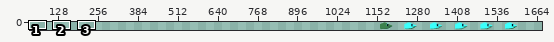
One commit to this sprite sheet: assets/sprites/head.png. The first picture is a wide view before the edit; the outline marks the close-up.
Close-up. As it was:
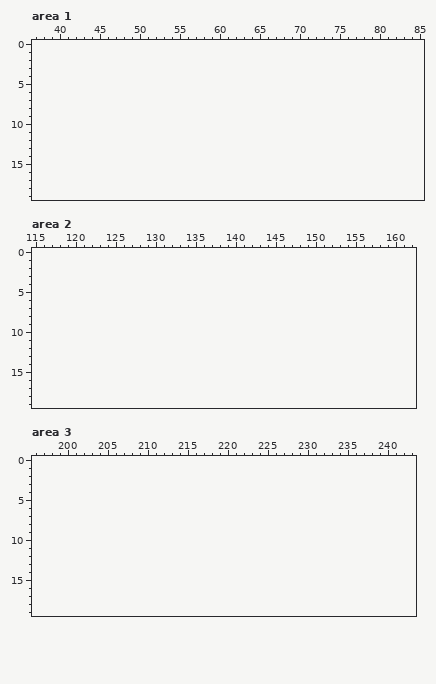
The file is 480x20 pixels. Pixels under 10% opacity are left out. Colours within 5 levels of each other are drawn and written as one. Shown: area 1: x 37..85, y 0..19; area 2: x 115..162, y 0..19; area 3: x 196..243, y 0..19. The old version is drawn lined up with the new one, on the new canvas. The wide view leaves out empty margins. The commit also changed other parts of the picture, which this record leaves out.
And afterwards:
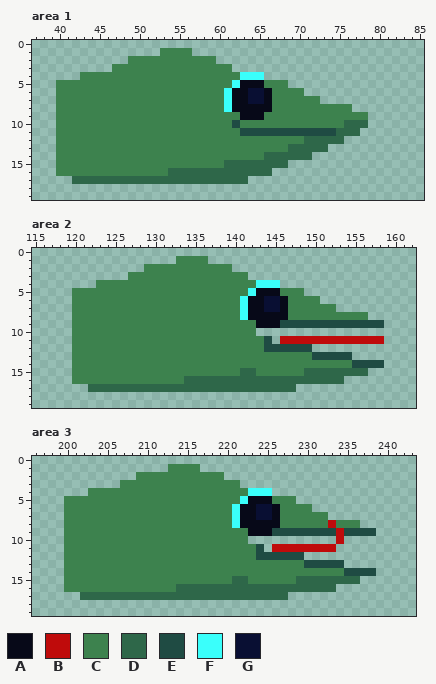
Palette (. is transparent): A #070918  B #bf0b0b  C #3d824e  D #2e6749  E #1f4b43  F #3afffb  G #090f33
From old to new:
canvas 480x20 -> 1680x20, the old top-left corner now at 1120,0
--- area 1
@@ x 37..85 @@
  0 .................................................
- 1 .................................................
- 2 .................................................
- 3 .................................................
- 4 .................................................
- 5 .................................................
- 6 .................................................
- 7 .................................................
- 8 .................................................
- 9 .................................................
-10 .................................................
-11 .................................................
-12 .................................................
-13 .................................................
-14 .................................................
-15 .................................................
-16 .................................................
-17 .................................................
+ 1 ................CCCC.............................
+ 2 ............CCCCCCCCCCC..........................
+ 3 ..........CCCCCCCCCCCCCCC........................
+ 4 ......CCCCCCCCCCCCCCCCCCCCFFF....................
+ 5 ...CCCCCCCCCCCCCCCCCCCCCCFAAACCC.................
+ 6 ...CCCCCCCCCCCCCCCCCCCCCFAAGGACCCC...............
+ 7 ...CCCCCCCCCCCCCCCCCCCCCFAAGGACCCCCC.............
+ 8 ...CCCCCCCCCCCCCCCCCCCCCFAAAAACCCCCCCCCC.........
+ 9 ...CCCCCCCCCCCCCCCCCCCCCCCAAACCCCCCCCCCCCC.......
+10 ...CCCCCCCCCCCCCCCCCCCCCCECCCCCCCCCCCCCDDD.......
+11 ...CCCCCCCCCCCCCCCCCCCCCCCEEEEEEEEEEEEDDD........
+12 ...CCCCCCCCCCCCCCCCCCCCCCCCCCCCCCCDDDDD..........
+13 ...CCCCCCCCCCCCCCCCCCCCCCCCCCCCCDDDDD............
+14 ...CCCCCCCCCCCCCCCCCCCCCCCCCCDDDDDD..............
+15 ...CCCCCCCCCCCCCCCCCCCCCDDDDDDDD.................
+16 ...CCCCCCCCCCCCCCDDDDDDDDDDDDD...................
+17 .....DDDDDDDDDDDDDDDDDDDDDD......................
 18 .................................................
--- area 2
@@ x 115..162 @@
  0 ................................................
- 1 ................................................
- 2 ................................................
- 3 ................................................
- 4 ................................................
- 5 ................................................
- 6 ................................................
- 7 ................................................
- 8 ................................................
- 9 ................................................
-10 ................................................
-11 ................................................
-12 ................................................
-13 ................................................
-14 ................................................
-15 ................................................
-16 ................................................
-17 ................................................
+ 1 ..................CCCC..........................
+ 2 ..............CCCCCCCCCCC.......................
+ 3 ............CCCCCCCCCCCCCCC.....................
+ 4 ........CCCCCCCCCCCCCCCCCCCCFFF.................
+ 5 .....CCCCCCCCCCCCCCCCCCCCCCFAAACCC..............
+ 6 .....CCCCCCCCCCCCCCCCCCCCCFAAGGACCCC............
+ 7 .....CCCCCCCCCCCCCCCCCCCCCFAAGGACCCCCC..........
+ 8 .....CCCCCCCCCCCCCCCCCCCCCFAAAAACCCCCCCCCC......
+ 9 .....CCCCCCCCCCCCCCCCCCCCCCCAAAEEEEEEEEEEEEE....
+10 .....CCCCCCCCCCCCCCCCCCCCCCC....................
+11 .....CCCCCCCCCCCCCCCCCCCCCCCCE.BBBBBBBBBBBBB....
+12 .....CCCCCCCCCCCCCCCCCCCCCCCCEEEEEE.............
+13 .....CCCCCCCCCCCCCCCCCCCCCCCCCCCCCCEEEEE........
+14 .....CCCCCCCCCCCCCCCCCCCCCCCCCCCCCCCCCCCEEEE....
+15 .....CCCCCCCCCCCCCCCCCCCCCDDCCCCCCDDDDDDDD......
+16 .....CCCCCCCCCCCCCCDDDDDDDDDDDDDDDDDDDD.........
+17 .......DDDDDDDDDDDDDDDDDDDDDDDDDD...............
 18 ................................................
--- area 3
@@ x 196..243 @@
  0 ................................................
- 1 ................................................
- 2 ................................................
- 3 ................................................
- 4 ................................................
- 5 ................................................
- 6 ................................................
- 7 ................................................
- 8 ................................................
- 9 ................................................
-10 ................................................
-11 ................................................
-12 ................................................
-13 ................................................
-14 ................................................
-15 ................................................
-16 ................................................
-17 ................................................
+ 1 .................CCCC...........................
+ 2 .............CCCCCCCCCCC........................
+ 3 ...........CCCCCCCCCCCCCCC......................
+ 4 .......CCCCCCCCCCCCCCCCCCCCFFF..................
+ 5 ....CCCCCCCCCCCCCCCCCCCCCCFAAACCC...............
+ 6 ....CCCCCCCCCCCCCCCCCCCCCFAAGGACCCC.............
+ 7 ....CCCCCCCCCCCCCCCCCCCCCFAAGGACCCCCC...........
+ 8 ....CCCCCCCCCCCCCCCCCCCCCFAAAAACCCCCCBCCC.......
+ 9 ....CCCCCCCCCCCCCCCCCCCCCCCAAAEEEEEEEEBEEEE.....
+10 ....CCCCCCCCCCCCCCCCCCCCCCC...........B.........
+11 ....CCCCCCCCCCCCCCCCCCCCCCCCE.BBBBBBBB..........
+12 ....CCCCCCCCCCCCCCCCCCCCCCCCEEEEEE..............
+13 ....CCCCCCCCCCCCCCCCCCCCCCCCCCCCCCEEEEE.........
+14 ....CCCCCCCCCCCCCCCCCCCCCCCCCCCCCCCCCCCEEEE.....
+15 ....CCCCCCCCCCCCCCCCCCCCCDDCCCCCCDDDDDDDD.......
+16 ....CCCCCCCCCCCCCCDDDDDDDDDDDDDDDDDDDD..........
+17 ......DDDDDDDDDDDDDDDDDDDDDDDDDD................
 18 ................................................
Pixel boxes of the changes (left, top, right, bottom) in both close-ups:
added: (56, 48, 368, 184)
added: (72, 256, 384, 392)
added: (64, 464, 376, 600)
